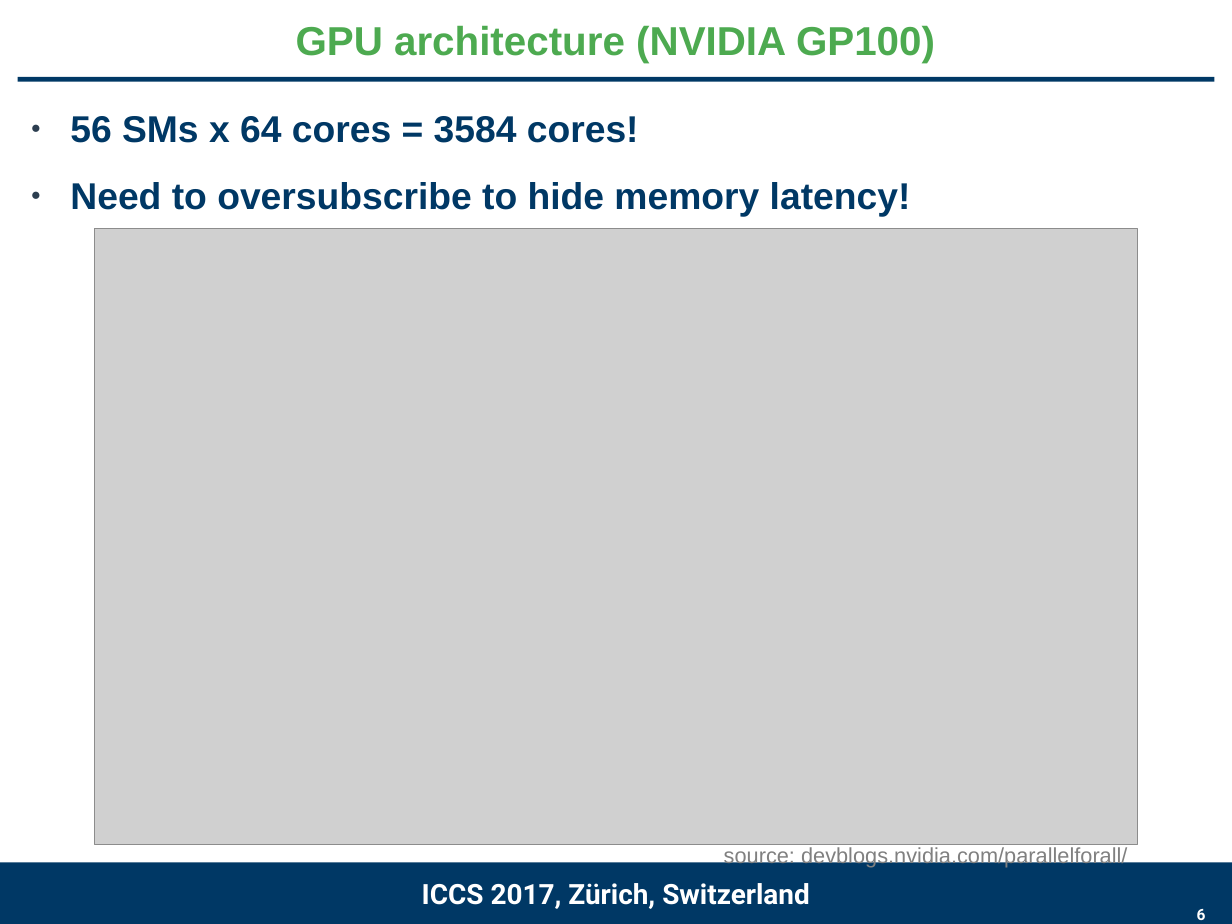
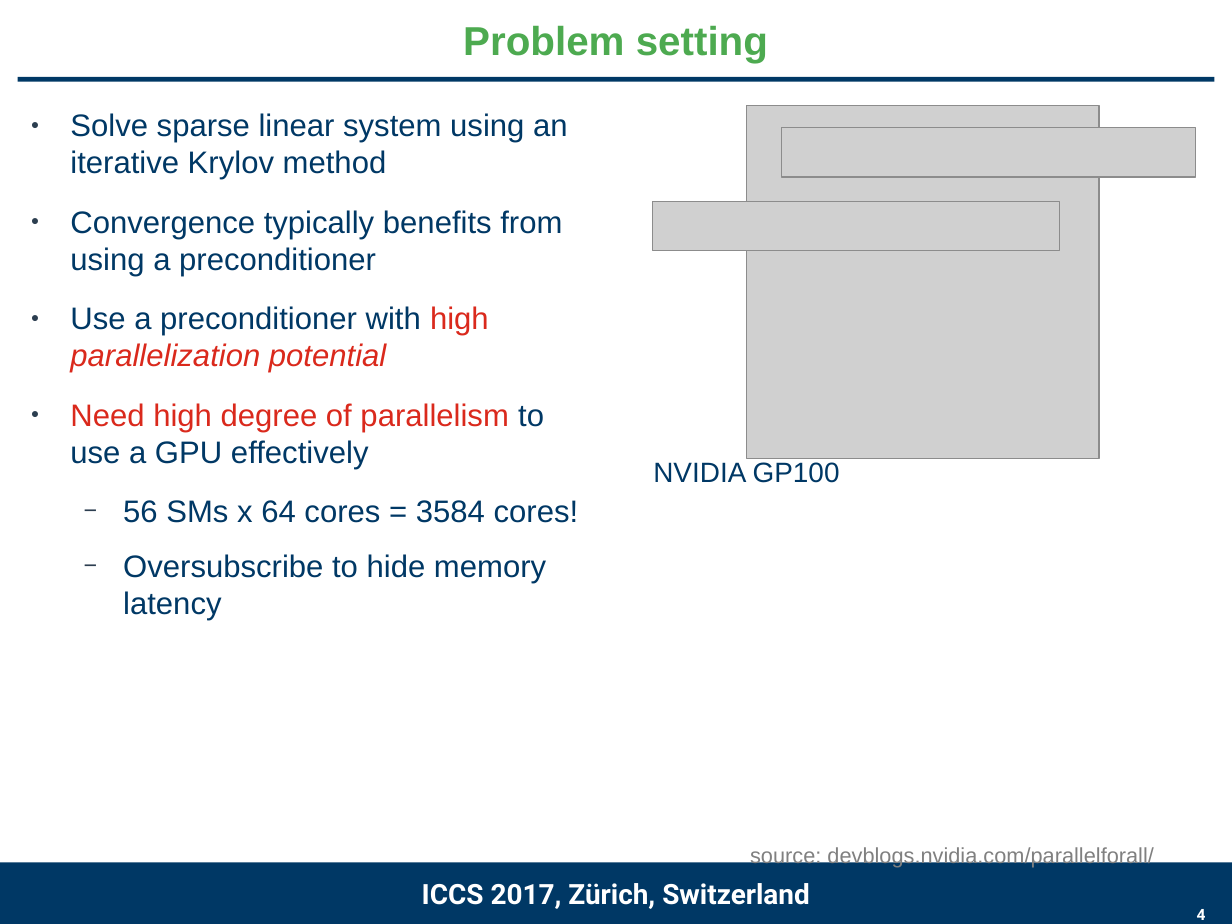
Before and after one commit to gflegar/talks, a slide deck: slide 4 of iccs_2017/slides.odp (slide 6 before the commit). Drawn at 1232x924 pixels with LibreOffice and Linux fonts; fonts in the diff are those of the drawing; grey boxes stand for pictures; background and template pictures are left out. Boxes give left, top, right and bottom in pixels: in the first picture for what was removed or moved away, otherwise in the second. Text is boxed around its words. In the diff, an @@ line names an element or a change of style, - is before the commit and + after.

Commit message:
improve BGH slides

```diff
--- a/iccs_2017/slides.odp
+++ b/iccs_2017/slides.odp
@@ title at [463,25,768,63]: text changed @@
-GPU architecture (NVIDIA GP100)
+Problem setting
@@ text removed at [70,116,911,217] @@
-● 56 SMs x 64 cores = 3584 cores!
-● Need to oversubscribe to hide memory latency!
@@ text added at [70,113,579,621], 20 pt, text #003865 @@
+● Solve sparse linear system using an iterative Krylov method
+● Convergence typically benefits from using a preconditioner
+● Use a preconditioner with high parallelization potential
+● Need high degree of parallelism to use a GPU effectively
+  − 56 SMs x 64 cores = 3584 cores!
+  − Oversubscribe to hide memory latency
@@ picture: place and size @@
-picture at [94,229,1138,845]
+picture at [747,105,1099,457]
@@ picture added at [781,127,1196,177] @@
@@ picture added at [653,201,1060,250] @@
@@ text added at [653,462,840,483], 18 pt, text #003865 @@
+NVIDIA GP100
@@ text "source: devblogs.nvidia.com/parallelforall/": place and size @@
-text "source: devblogs.nvidia.com/parallelforall/" at [724,846,1127,868]
+text "source: devblogs.nvidia.com/parallelforall/" at [750,846,1153,868]
@@ page number at [1197,909,1206,920]: text changed @@
-6
+4
```
Also in this commit, not shown: 10 other slides changed, 1 slide added, 2 slides removed, 2 other files.
